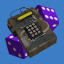
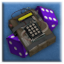
The second 64px x 64px image is a revision of the first. Changes to its layers:
painted on "pngkey.com-cs-go-png-7978046.png" over box(7, 6, 57, 58)
painted on "Sichtbar" over box(5, 5, 59, 59)
moved "icon" into group "Randomat" over box(0, 0, 64, 64)
